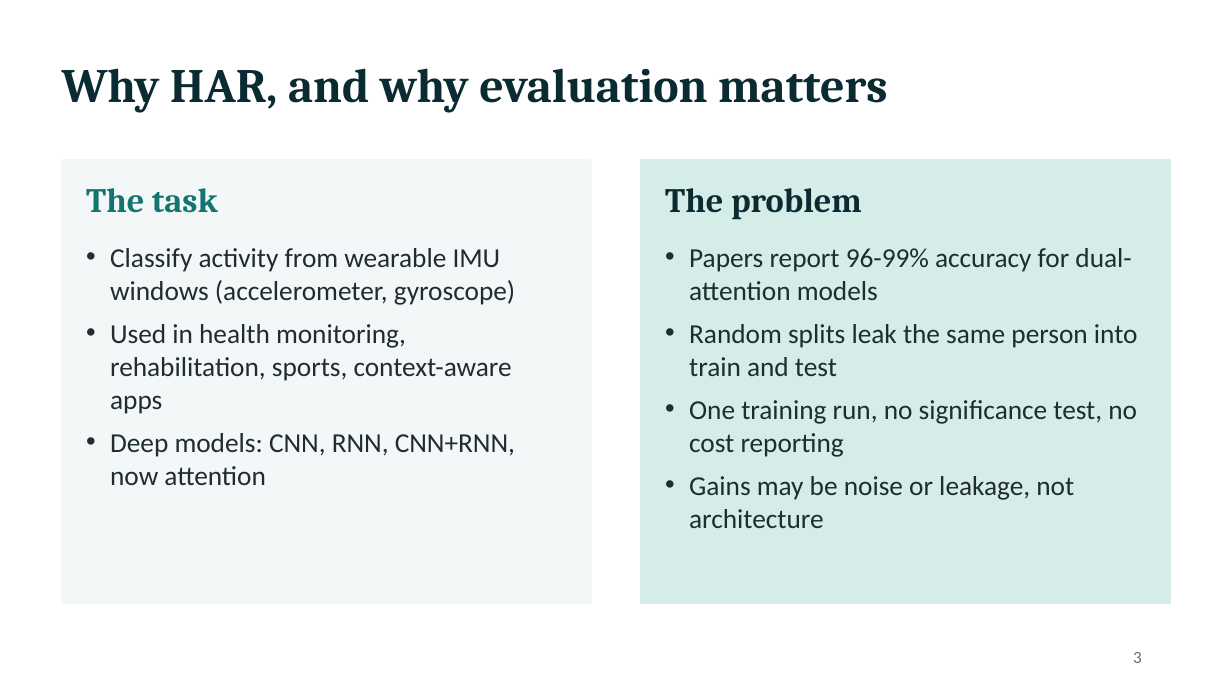
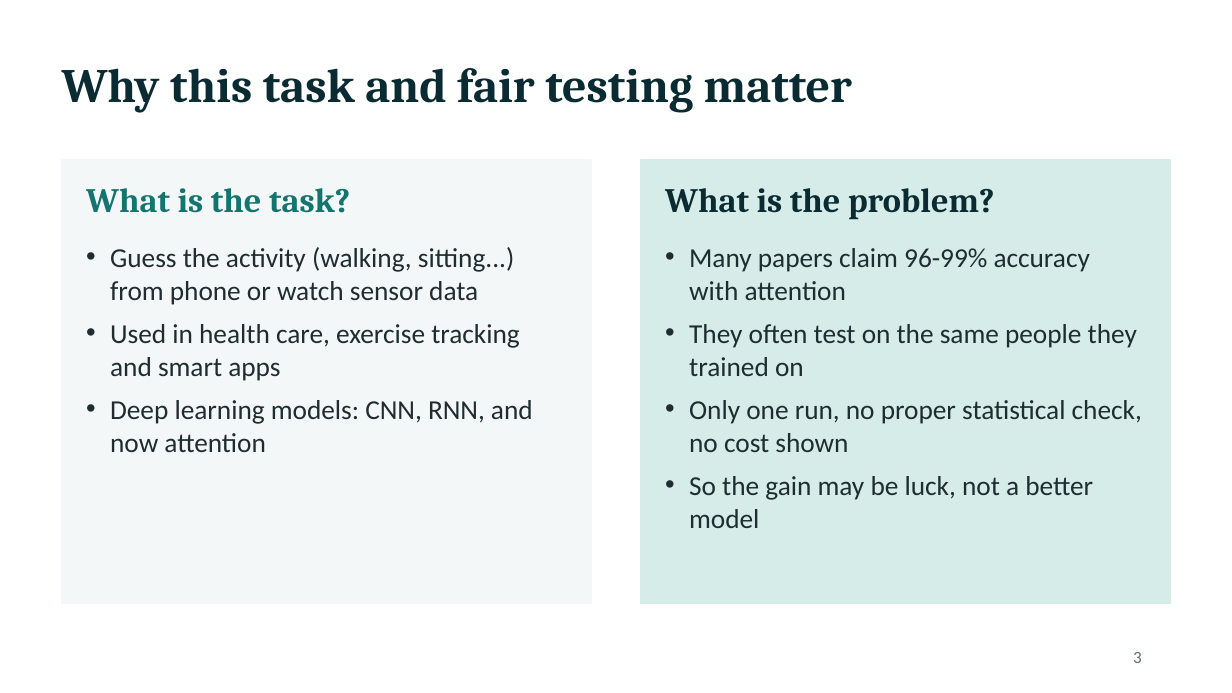
Before and after one commit to himanshmunjal/Dual-attention-HAR, a slide deck: slide 3 of presentation/HAR_Review_Presentation.pptx. Drawn at 1232x693 pixels with LibreOffice and Linux fonts; fonts in the diff are those of the drawing. Boxes give left, top, right and bottom in pixels: in the first picture for what was removed or moved away, otherwise in the second. Text is boxed around its words. In the diff, an @@ line names an element or a change of style, - is before the commit and + after.

Commit message:
Add author e-mail; rebuild paper PDF, DOCX and figures for arXiv v1
- Author block: VIT e-mail
- Regenerated paper.tex, paper.pdf, paper.docx and figures from paper_src.tex
- Update review presentation

```diff
--- a/presentation/HAR_Review_Presentation.pptx
+++ b/presentation/HAR_Review_Presentation.pptx
@@ title at bbox=[62, 68, 852, 112]: text changed @@
-Why HAR, and why evaluation matters
+Why this task and fair testing matter
@@ text at bbox=[86, 188, 350, 213]: text changed @@
-The task
+What is the task?
@@ text at bbox=[665, 188, 995, 220]: text changed @@
-The problem
+What is the problem?
@@ text at bbox=[110, 247, 533, 452]: text changed @@
-• Classify activity from wearable IMU windows (accelerometer, gyroscope)
-• Used in health monitoring, rehabilitation, sports, context-aware apps
-• Deep models: CNN, RNN, CNN+RNN, now attention
+• Guess the activity (walking, sitting...) from phone or watch sensor data
+• Used in health care, exercise tracking and smart apps
+• Deep learning models: CNN, RNN, and now attention
@@ text at bbox=[689, 248, 1142, 528]: text changed @@
-• Papers report 96-99% accuracy for dual-attention models
-• Random splits leak the same person into train and test
-• One training run, no significance test, no cost reporting
-• Gains may be noise or leakage, not architecture
+• Many papers claim 96-99% accuracy with attention
+• They often test on the same people they trained on
+• Only one run, no proper statistical check, no cost shown
+• So the gain may be luck, not a better model
```
Also in this commit, not shown: 21 other slides changed, 17 other files.
